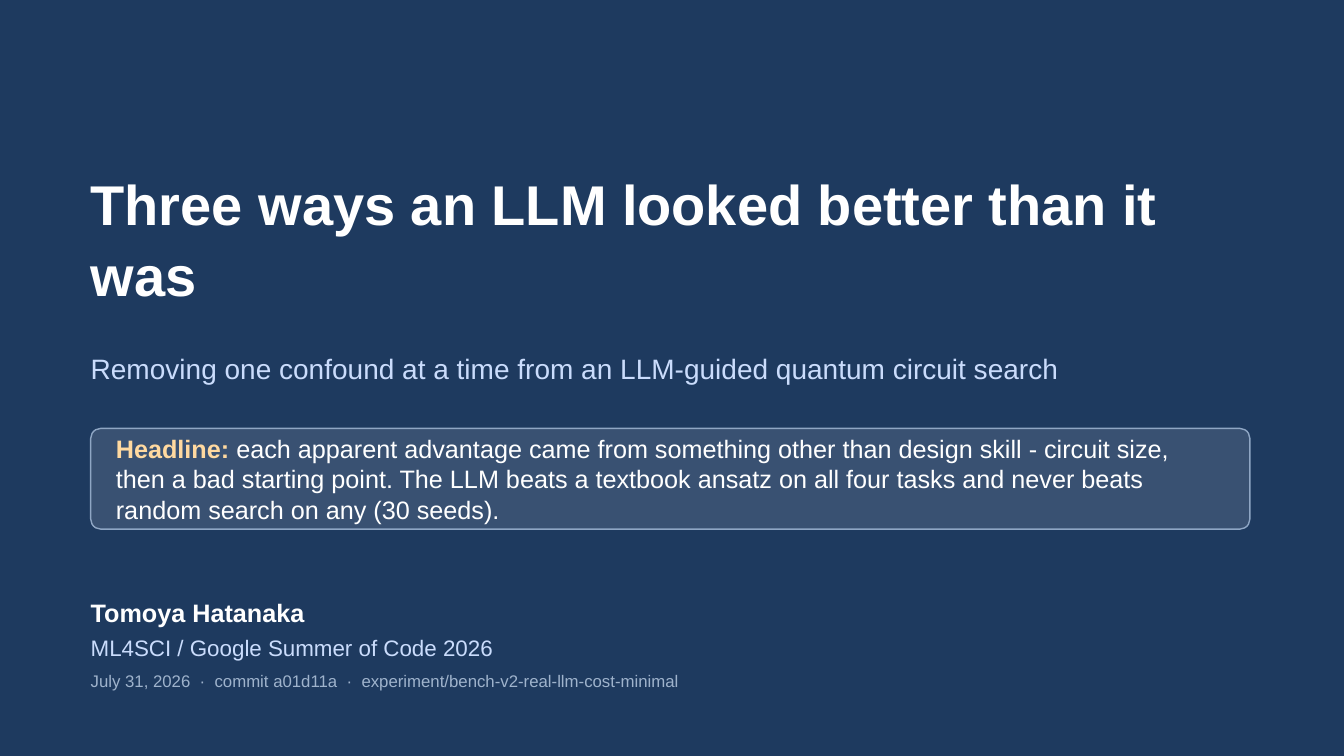
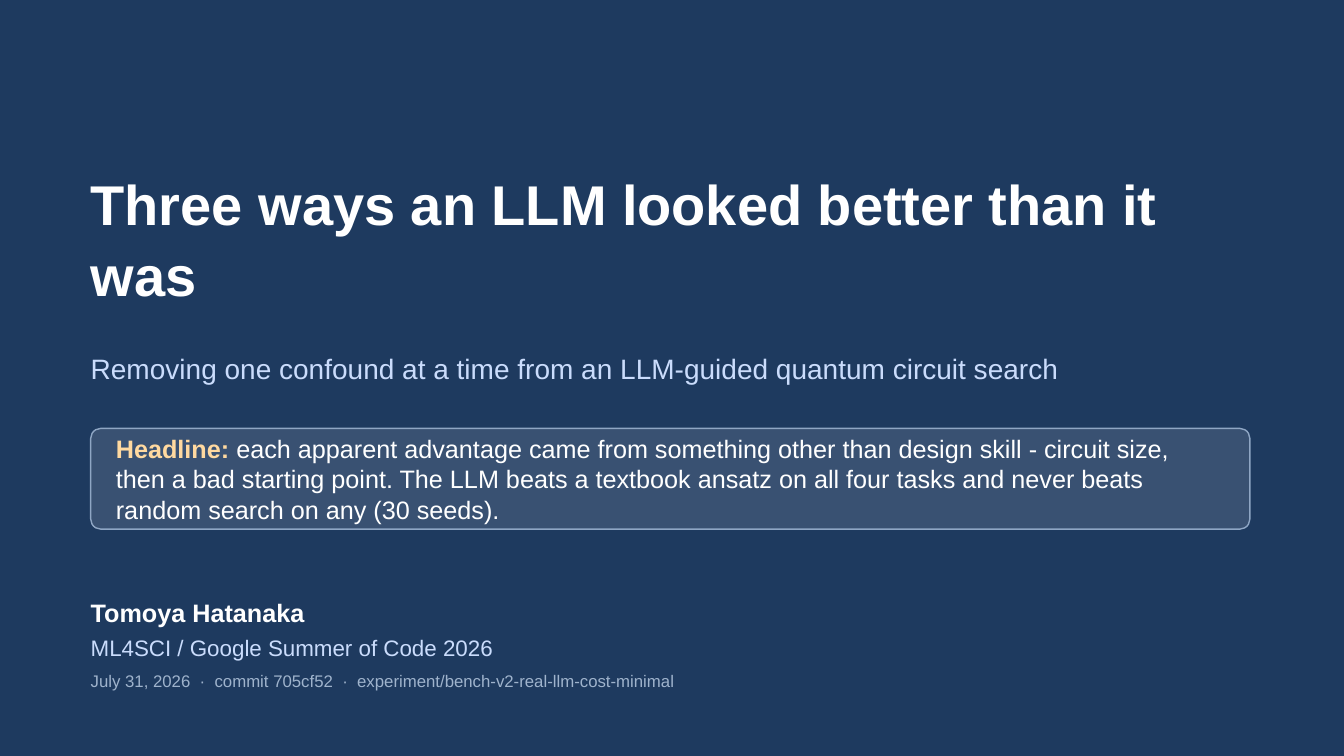
Before and after one commit to dorakingx/llm-vqc, a slide deck: slide 1 of docs/presentation/mini5/20260731_GSoC_mini5.pptx. Drawn at 1344x756 pixels with LibreOffice and Linux fonts; fonts in the diff are those of the drawing. Boxes give left, top, right and bottom in pixels: in the first picture for what was removed or moved away, otherwise in the second. Text is boxed around its words. In the diff, an @@ line names an element or a change of style, - is before the commit and + after.

```diff
--- a/docs/presentation/mini5/20260731_GSoC_mini5.pptx
+++ b/docs/presentation/mini5/20260731_GSoC_mini5.pptx
@@ text at <box>91,675,674,691</box>: text changed @@
-July 31, 2026 · commit a01d11a · experiment/bench-v2-real-llm-cost-minimal
+July 31, 2026 · commit 705cf52 · experiment/bench-v2-real-llm-cost-minimal
```
Also in this commit, not shown: 3 other slides changed, 1 slide added, 1 slide removed, 12 other files.
